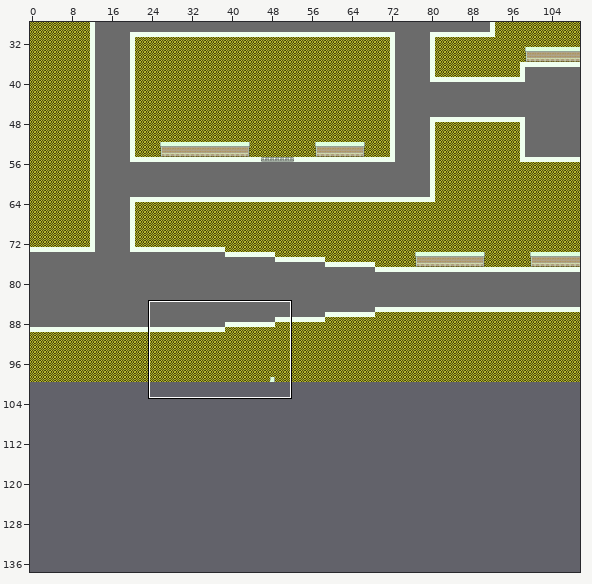
A Tiled map gets an edit: Assets/Graphics/Maps/Central/CentralDistrict.tmx. The first picture is a wide view before the edit; the outline marks the close-up.
Close-up. Before the commit:
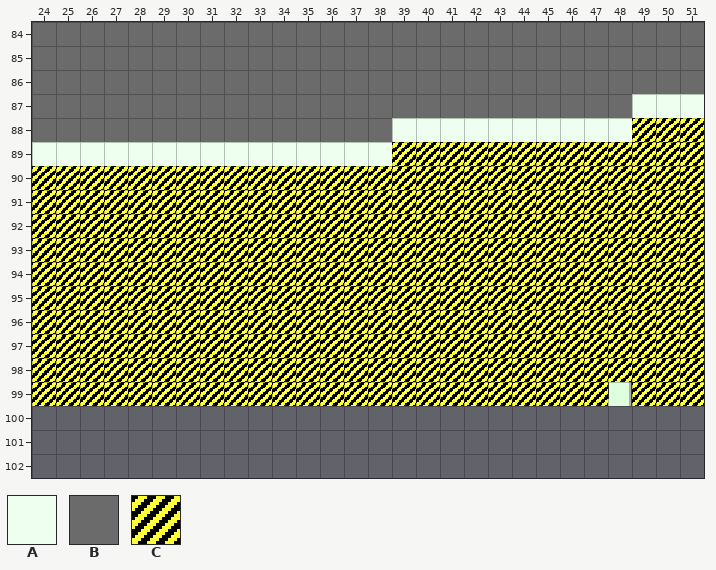
Cells are 16x16 px. Shown: x 24..51, y 84..102. The commit also changed other parts of the map, which this record leaves out. The old version is drawn lined up with the new one.
Key: from "DebugGraybox": A 0, B 2, C 4.
_ is an empty cell, # one hidden under a higher layer.
Layers that did not change in this view are not listed.
Layer "GrayBox" before, first column x 24:
 84 BBBBBBBBBBBBBBBBBBBBBBBBBBBB
 85 BBBBBBBBBBBBBBBBBBBBBBBBBBBB
 86 BBBBBBBBBBBBBBBBBBBBBBBBBBBB
 87 BBBBBBBBBBBBBBBBBBBBBBBBBAAA
 88 BBBBBBBBBBBBBBBAAAAAAAAAACCC
 89 AAAAAAAAAAAAAAACCCCCCCCCCCCC
 90 CCCCCCCCCCCCCCCCCCCCCCCCCCCC
 91 CCCCCCCCCCCCCCCCCCCCCCCCCCCC
 92 CCCCCCCCCCCCCCCCCCCCCCCCCCCC
 93 CCCCCCCCCCCCCCCCCCCCCCCCCCCC
 94 CCCCCCCCCCCCCCCCCCCCCCCCCCCC
 95 CCCCCCCCCCCCCCCCCCCCCCCCCCCC
 96 CCCCCCCCCCCCCCCCCCCCCCCCCCCC
 97 CCCCCCCCCCCCCCCCCCCCCCCCCCCC
 98 CCCCCCCCCCCCCCCCCCCCCCCCCCCC
 99 CCCCCCCCCCCCCCCCCCCCCCCC#CCC
100 ____________________________
101 ____________________________
102 ____________________________
The result:
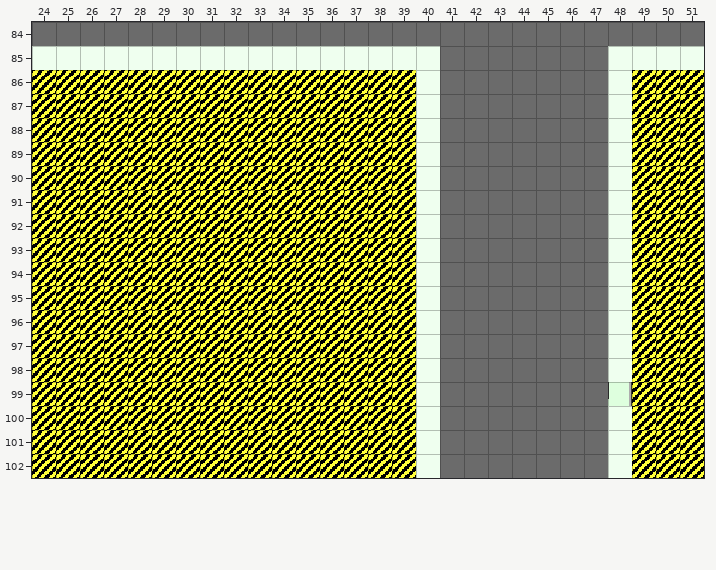
The exact change:
map size 200x100 -> 200x196 cells
Layer "GrayBox":
y 85: x 24..40 BBBBBBBBBBBBBBBBB -> AAAAAAAAAAAAAAAAA; x 48..51 BBBB -> AAAA
y 86: x 24..40 BBBBBBBBBBBBBBBBB -> CCCCCCCCCCCCCCCCA; x 48..51 BBBB -> ACCC
y 87: x 24..40 BBBBBBBBBBBBBBBBB -> CCCCCCCCCCCCCCCCA; x 48..51 BAAA -> ACCC
y 88: x 24..39 BBBBBBBBBBBBBBBA -> CCCCCCCCCCCCCCCC; x 41..47 AAAAAAA -> BBBBBBB
y 89: x 24..38 AAAAAAAAAAAAAAA -> CCCCCCCCCCCCCCC; x 40..48 CCCCCCCCC -> ABBBBBBBA
y 90..98: x 40..48 CCCCCCCCC -> ABBBBBBBA
y 99: x 40..47 CCCCCCCC -> ABBBBBBB
y 100..102: x 24..40 _________________ -> CCCCCCCCCCCCCCCCA; x 48..51 ____ -> ACCC
Pixel boxes of the changes (left, top, right, bottom) in both close-ups:
changed: (32, 46, 704, 478)
